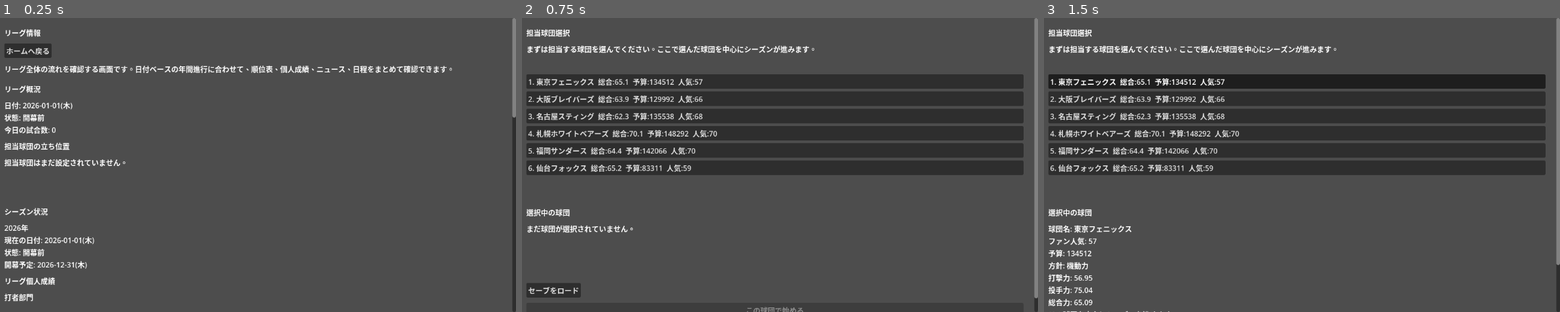
Above: before the commit, frames 1-3 (left to right).
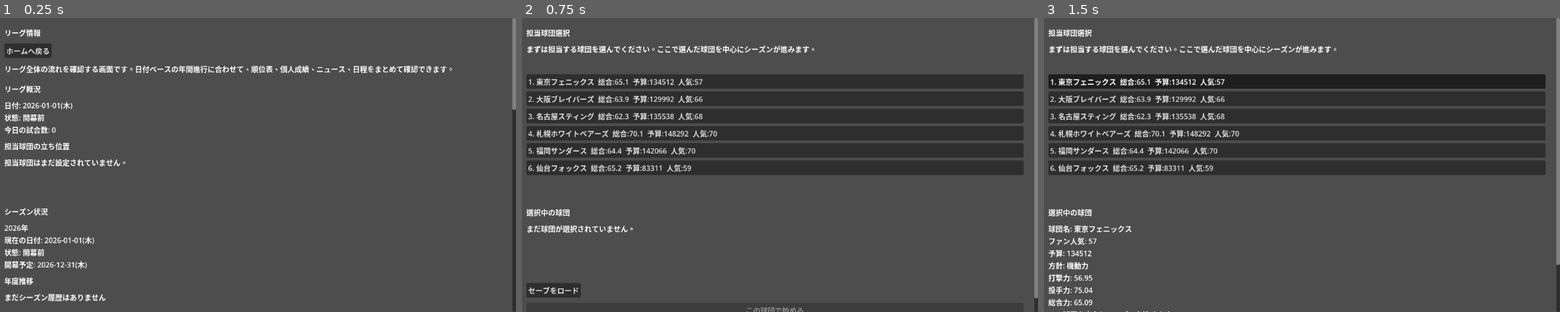
Above: after the commit, the same moments.

Repository: FYno52/StreetBaseball
Game: Godot game, scene res://scenes/LeagueInfo.tscn
Same seed, same stepped clock (60 frames per second), same inputs: the game is played once before the commit and once after it. This scene is started directly instead of the project's main scene.
Inputs:
- Up to frame 1 (0.25 s): no input
- Up to frame 2 (0.75 s): click "ホームへ戻る" at 0.5 s
- Up to frame 3 (1.5 s): click "1. 東京フェニックス 総合:65.1 予算:134512…" at 1.25 s

The runs differ from the first frame. In frame 1, 0.5% of the frame differs, in the area x 0-100%, y 30-97%; in frame 2, nothing differs; in frame 3, nothing differs.

Commit message:
それなりに

Diff:
--- a/scenes/LeagueInfo.tscn
+++ b/scenes/LeagueInfo.tscn
@@ -85,6 +85,17 @@
 text = ""
 autowrap_mode = 3
 
+[node name="SeasonHistoryTitleLabel" type="Label" parent="RootScroll/MarginContainer/RootVBox"]
+layout_mode = 2
+text = ""
+
+[node name="SeasonHistoryDetailLabel" type="Label" parent="RootScroll/MarginContainer/RootVBox"]
+custom_minimum_size = Vector2(0, 120)
+layout_mode = 2
+size_flags_horizontal = 3
+text = ""
+autowrap_mode = 3
+
 [node name="LeadersTitleLabel" type="Label" parent="RootScroll/MarginContainer/RootVBox"]
 layout_mode = 2
 text = ""
--- a/scripts/autoload/league_state.gd
+++ b/scripts/autoload/league_state.gd
@@ -571,6 +571,51 @@
 		return {}
 	return season_history[season_history.size() - 1].duplicate(true)
 
+func get_controlled_team_history_summary() -> Dictionary:
+	if controlled_team_id == "":
+		return {}
+
+	var seasons: int = 0
+	var championships: int = 0
+	var total_wins: int = 0
+	var total_losses: int = 0
+	var total_draws: int = 0
+	var best_rank: int = 0
+	var latest_budget: int = 0
+	var latest_fan_support: int = 0
+	var latest_total_salary: int = 0
+
+	for entry in season_history:
+		if str(entry.get("controlled_team_id", "")) != controlled_team_id:
+			continue
+		seasons += 1
+		if str(entry.get("champion_team_id", "")) == controlled_team_id:
+			championships += 1
+		total_wins += int(entry.get("controlled_wins", 0))
+		total_losses += int(entry.get("controlled_losses", 0))
+		total_draws += int(entry.get("controlled_draws", 0))
+		var rank: int = int(entry.get("controlled_rank", 0))
+		if rank > 0 and (best_rank == 0 or rank < best_rank):
+			best_rank = rank
+		latest_budget = int(entry.get("controlled_budget", latest_budget))
+		latest_fan_support = int(entry.get("controlled_fan_support", latest_fan_support))
+		latest_total_salary = int(entry.get("controlled_total_salary", latest_total_salary))
+
+	var controlled_team: TeamData = get_controlled_team()
+	return {
+		"team_id": controlled_team_id,
+		"team_name": controlled_team.name if controlled_team != null else "",
+		"seasons": seasons,
+		"championships": championships,
+		"total_wins": total_wins,
+		"total_losses": total_losses,
+		"total_draws": total_draws,
+		"best_rank": best_rank,
+		"latest_budget": latest_budget,
+		"latest_fan_support": latest_fan_support,
+		"latest_total_salary": latest_total_salary
+	}
+
 func _archive_current_season(year: int) -> void:
 	if teams.is_empty():
 		return
@@ -583,6 +628,13 @@
 	var controlled_team: TeamData = get_controlled_team()
 	var batting: Dictionary = get_league_batting_leaders(1)
 	var pitching: Dictionary = get_league_pitching_leaders(1)
+	var controlled_rank: int = 0
+	if controlled_team != null:
+		for i in range(sorted_teams.size()):
+			var ranked_team: TeamData = sorted_teams[i]
+			if ranked_team != null and str(ranked_team.id) == str(controlled_team.id):
+				controlled_rank = i + 1
+				break
 
 	var summary: Dictionary = {
 		"year": year,
@@ -592,9 +644,15 @@
 		"last_place_name": last_place.name,
 		"controlled_team_id": controlled_team_id,
 		"controlled_team_name": controlled_team.name if controlled_team != null else "",
+		"controlled_rank": controlled_rank,
 		"controlled_wins": int(controlled_team.standings["wins"]) if controlled_team != null else 0,
 		"controlled_losses": int(controlled_team.standings["losses"]) if controlled_team != null else 0,
 		"controlled_draws": int(controlled_team.standings["draws"]) if controlled_team != null else 0,
+		"controlled_budget": int(controlled_team.budget) if controlled_team != null else 0,
+		"controlled_total_salary": _calc_team_total_salary(controlled_team) if controlled_team != null else 0,
+		"controlled_fan_support": int(controlled_team.fan_support) if controlled_team != null else 0,
+		"controlled_runs_for": int(controlled_team.standings["runs_for"]) if controlled_team != null else 0,
+		"controlled_runs_against": int(controlled_team.standings["runs_against"]) if controlled_team != null else 0,
 		"avg_leader_name": "",
 		"avg_leader_value": 0.0,
 		"hr_leader_name": "",
@@ -911,6 +969,10 @@
 			continue
 		_apply_player_offseason(player)
 
+	var salary_review_report: Array[String] = _apply_salary_reviews()
+	for report_line in salary_review_report:
+		lines.append(report_line)
+
 	var roster_report: Array[String] = _process_retirements_and_replacements()
 	for report_line in roster_report:
 		lines.append(report_line)
@@ -925,6 +987,107 @@
 		lines.append("担当球団オフ結果: %s / 人気 %d / 予算 %d" % [controlled_team.name, int(controlled_team.fan_support), int(controlled_team.budget)])
 
 	lines.append("選手の年齢・プロ年数・コンディションを更新しました。")
+	return lines
+
+func _apply_salary_reviews() -> Array[String]:
+	var lines: Array[String] = []
+	var controlled_team: TeamData = get_controlled_team()
+	var controlled_before: int = _calc_team_total_salary(controlled_team) if controlled_team != null else 0
+
+	for player_id in players.keys():
+		var player: PlayerData = players[player_id]
+		if player == null:
+			continue
+		_apply_salary_review(player)
+
+	var payroll_adjustment_report: Array[String] = _rebalance_team_payrolls()
+	for report_line in payroll_adjustment_report:
+		lines.append(report_line)
+
+	var controlled_after: int = _calc_team_total_salary(controlled_team) if controlled_team != null else 0
+	if controlled_team != null:
+		lines.append("担当球団年俸更改: 総額 %d -> %d (%+d)" % [
+			controlled_before,
+			controlled_after,
+			controlled_after - controlled_before
+		])
+	return lines
+
+func _apply_salary_review(player: PlayerData) -> void:
+	var base_salary: int = int(player.salary)
+	var target_salary: int = base_salary
+
+	if player.is_pitcher():
+		var outs: int = int(player.pitching_stats["outs"])
+		var wins: int = int(player.pitching_stats["wins"])
+		var saves: int = int(player.pitching_stats["saves"])
+		var holds: int = int(player.pitching_stats["holds"])
+		var era: float = player.get_era()
+		target_salary += int(round(float(player.overall - 50) * 12.0))
+		target_salary += wins * 70 + saves * 45 + holds * 20
+		target_salary += int(round(float(outs) / 9.0 * 6.0))
+		if outs >= 27 and era <= 3.20:
+			target_salary += 250
+		elif outs >= 18 and era >= 5.20:
+			target_salary -= 120
+	else:
+		var avg: float = player.get_batting_average()
+		var hr: int = int(player.batting_stats["hr"])
+		var rbi: int = int(player.batting_stats["rbi"])
+		var pa: int = int(player.batting_stats["pa"])
+		target_salary += int(round(float(player.overall - 50) * 11.0))
+		target_salary += hr * 35 + rbi * 8
+		target_salary += int(round(float(pa) * 0.8))
+		if pa >= 80 and avg >= 0.300:
+			target_salary += 220
+		elif pa >= 40 and avg <= 0.210:
+			target_salary -= 120
+
+	if player.age <= 24 and int(player.potential) > int(player.overall):
+		target_salary += 80
+	elif player.age >= 34:
+		target_salary -= 60
+
+	var eased_salary: int = int(round(float(base_salary) * 0.55 + float(target_salary) * 0.45))
+	player.salary = clampi(eased_salary, 180, 12000)
+
+func _calc_team_total_salary(team: TeamData) -> int:
+	if team == null:
+		return 0
+	var total_salary: int = 0
+	for player_id in team.player_ids:
+		var player: PlayerData = get_player(str(player_id))
+		if player == null:
+			continue
+		total_salary += int(player.salary)
+	return total_salary
+
+func get_team_total_salary(team_id: String) -> int:
+	return _calc_team_total_salary(get_team(team_id))
+
+func _rebalance_team_payrolls() -> Array[String]:
+	var lines: Array[String] = []
+	for team_id in all_team_ids():
+		var team: TeamData = get_team(team_id)
+		if team == null:
+			continue
+		var payroll_total: int = _calc_team_total_salary(team)
+		var salary_target: int = maxi(2500, int(round(float(team.budget) * 1.25)))
+		if payroll_total <= salary_target:
+			continue
+
+		var ratio: float = float(salary_target) / float(maxi(payroll_total, 1))
+		for player_id in team.player_ids:
+			var player: PlayerData = get_player(str(player_id))
+			if player == null:
+				continue
+			var adjusted_salary: int = int(round(float(int(player.salary)) * ratio))
+			player.salary = clampi(adjusted_salary, 180, 12000)
+
+		var adjusted_total: int = _calc_team_total_salary(team)
+		if str(team.id) == controlled_team_id:
+			lines.append("担当球団年俸調整: 予算に合わせて総額 %d -> %d" % [payroll_total, adjusted_total])
+
 	return lines
 
 func _apply_player_offseason(player: PlayerData) -> void:
--- a/scripts/league_info.gd
+++ b/scripts/league_info.gd
@@ -11,6 +11,8 @@
 @onready var controlled_team_detail_label: Label = $RootScroll/MarginContainer/RootVBox/ControlledTeamDetailLabel
 @onready var season_status_title_label: Label = $RootScroll/MarginContainer/RootVBox/SeasonStatusTitleLabel
 @onready var season_status_detail_label: Label = $RootScroll/MarginContainer/RootVBox/SeasonStatusDetailLabel
+@onready var season_history_title_label: Label = $RootScroll/MarginContainer/RootVBox/SeasonHistoryTitleLabel
+@onready var season_history_detail_label: Label = $RootScroll/MarginContainer/RootVBox/SeasonHistoryDetailLabel
 @onready var leaders_title_label: Label = $RootScroll/MarginContainer/RootVBox/LeadersTitleLabel
 @onready var batting_leaders_label: Label = $RootScroll/MarginContainer/RootVBox/BattingLeadersLabel
 @onready var pitching_leaders_label: Label = $RootScroll/MarginContainer/RootVBox/PitchingLeadersLabel
@@ -37,6 +39,7 @@
 	overview_title_label.text = "リーグ概況"
 	controlled_team_title_label.text = "担当球団の立ち位置"
 	season_status_title_label.text = "シーズン状況"
+	season_history_title_label.text = "年度推移"
 	leaders_title_label.text = "リーグ個人成績"
 	event_title_label.text = "ストリートニュース"
 	schedule_title_label.text = "担当球団の年間日程"
@@ -52,6 +55,7 @@
 	_refresh_overview()
 	_refresh_controlled_team_summary()
 	_refresh_season_status()
+	_refresh_season_history()
 	_refresh_league_leaders()
 	_refresh_daily_events()
 	_refresh_controlled_team_schedule()
@@ -112,12 +116,26 @@
 		lines.append("順位: 集計中")
 	lines.append("戦績: %d勝 %d敗 %d分" % [int(controlled_team.standings["wins"]), int(controlled_team.standings["losses"]), int(controlled_team.standings["draws"])])
 	lines.append("得失点: %d / %d" % [int(controlled_team.standings["runs_for"]), int(controlled_team.standings["runs_against"])])
-	lines.append("人気: %d  予算: %d" % [int(controlled_team.fan_support), int(controlled_team.budget)])
+	lines.append("人気: %d  予算: %d  年俸総額: %d" % [int(controlled_team.fan_support), int(controlled_team.budget), LeagueState.get_team_total_salary(str(controlled_team.id))])
 	if not sorted_teams.is_empty():
 		var leader: TeamData = sorted_teams[0]
 		if leader != null and str(leader.id) != str(controlled_team.id):
 			var win_gap: int = int(leader.standings["wins"]) - int(controlled_team.standings["wins"])
 			lines.append("首位との差: %d勝差" % win_gap)
+	var history_summary: Dictionary = LeagueState.get_controlled_team_history_summary()
+	if not history_summary.is_empty() and int(history_summary.get("seasons", 0)) > 0:
+		lines.append("")
+		lines.append("通算: %d年 / %d勝 %d敗 %d分" % [
+			int(history_summary.get("seasons", 0)),
+			int(history_summary.get("total_wins", 0)),
+			int(history_summary.get("total_losses", 0)),
+			int(history_summary.get("total_draws", 0))
+		])
+		lines.append("優勝: %d回  最高順位: %d位" % [
+			int(history_summary.get("championships", 0)),
+			int(history_summary.get("best_rank", 0))
+		])
+		lines.append("直近年俸総額: %d" % int(history_summary.get("latest_total_salary", 0)))
 
 	controlled_team_detail_label.text = "\n".join(lines)
 
@@ -146,12 +164,20 @@
 			str(latest_summary.get("last_place_name", "-"))
 		])
 		if str(latest_summary.get("controlled_team_name", "")) != "":
-			lines.append("担当球団: %s  %d勝 %d敗 %d分" % [
+			lines.append("担当球団: %s  %d位  %d勝 %d敗 %d分" % [
 				str(latest_summary.get("controlled_team_name", "")),
+				int(latest_summary.get("controlled_rank", 0)),
 				int(latest_summary.get("controlled_wins", 0)),
 				int(latest_summary.get("controlled_losses", 0)),
 				int(latest_summary.get("controlled_draws", 0))
 			])
+			lines.append("得失点: %d / %d  人気: %d  予算: %d" % [
+				int(latest_summary.get("controlled_runs_for", 0)),
+				int(latest_summary.get("controlled_runs_against", 0)),
+				int(latest_summary.get("controlled_fan_support", 0)),
+				int(latest_summary.get("controlled_budget", 0))
+			])
+			lines.append("年俸総額: %d" % int(latest_summary.get("controlled_total_salary", 0)))
 		lines.append("打率王: %s  %.3f" % [
 			str(latest_summary.get("avg_leader_name", "-")),
 			float(latest_summary.get("avg_leader_value", 0.0))
@@ -169,6 +195,46 @@
 			int(latest_summary.get("save_leader_value", 0))
 		])
 	season_status_detail_label.text = "\n".join(lines)
+
+func _refresh_season_history() -> void:
+	var history: Array[Dictionary] = LeagueState.get_season_history()
+	if history.is_empty():
+		season_history_detail_label.text = "まだシーズン履歴はありません"
+		return
+
+	var lines: Array[String] = []
+	for i in range(history.size() - 1, -1, -1):
+		var entry: Dictionary = history[i]
+		lines.append("%d年  優勝:%s / 最下位:%s" % [
+			int(entry.get("year", 0)),
+			str(entry.get("champion_name", "-")),
+			str(entry.get("last_place_name", "-"))
+		])
+		if str(entry.get("controlled_team_name", "")) != "":
+			lines.append("担当球団: %s  %d位  %d勝 %d敗 %d分" % [
+				str(entry.get("controlled_team_name", "")),
+				int(entry.get("controlled_rank", 0)),
+				int(entry.get("controlled_wins", 0)),
+				int(entry.get("controlled_losses", 0)),
+				int(entry.get("controlled_draws", 0))
+			])
+			lines.append("得失点:%d/%d  人気:%d  予算:%d" % [
+				int(entry.get("controlled_runs_for", 0)),
+				int(entry.get("controlled_runs_against", 0)),
+				int(entry.get("controlled_fan_support", 0)),
+				int(entry.get("controlled_budget", 0))
+			])
+			lines.append("年俸総額:%d" % int(entry.get("controlled_total_salary", 0)))
+		lines.append("打率王:%s / 本塁打王:%s / 最多勝:%s / 最多S:%s" % [
+			str(entry.get("avg_leader_name", "-")),
+			str(entry.get("hr_leader_name", "-")),
+			str(entry.get("win_leader_name", "-")),
+			str(entry.get("save_leader_name", "-"))
+		])
+		if i > 0:
+			lines.append("")
+
+	season_history_detail_label.text = "\n".join(lines)
 
 func _find_team_by_runs_for(highest: bool) -> TeamData:
 	var best_team: TeamData = null
Not shown, changed: README.md
